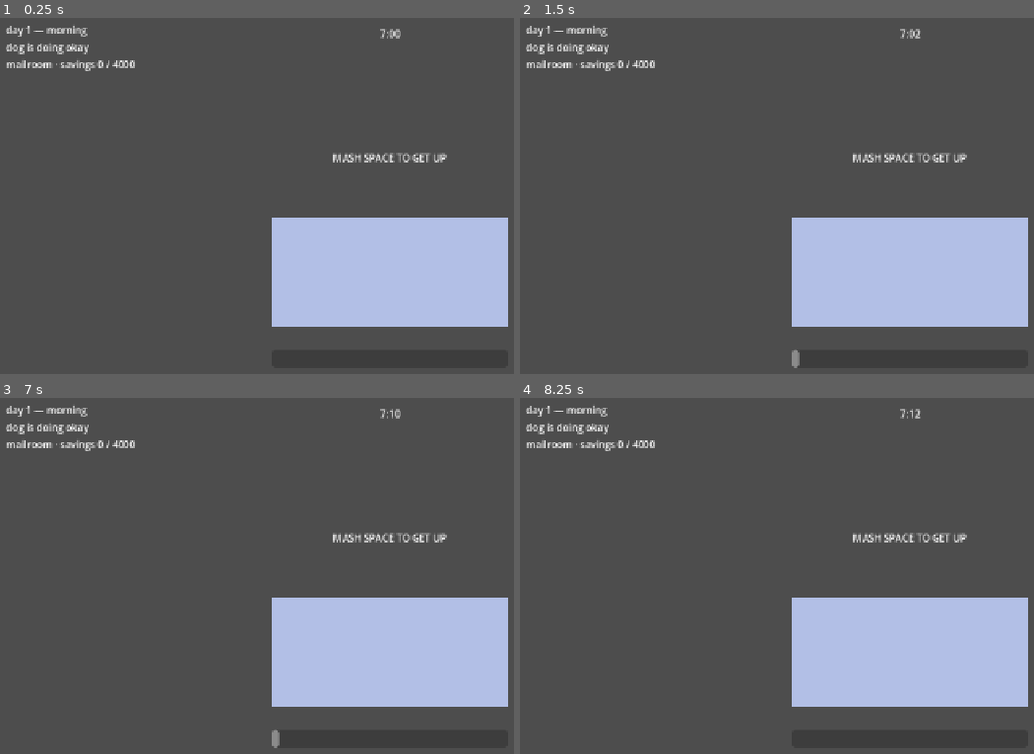
Above: before the commit, frames 1-4 (two rows, left to right).
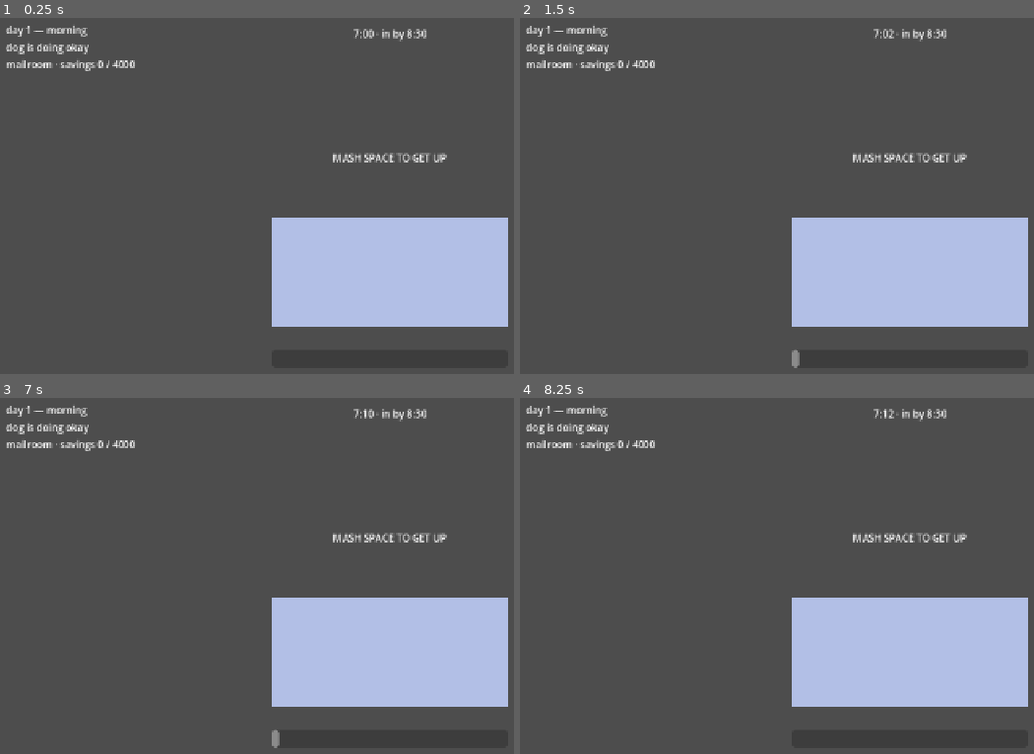
Above: after the commit, the same moments.

Repository: Crawford-Young/dog-eat-dog
Game: Godot game, scene res://scenes/main.tscn
Same seed, same stepped clock (60 frames per second), same inputs: the game is played once before the commit and once after it.
Inputs (mouse positions are in pixels of both pictures, inside the frame that each line leads up to):
- Up to frame 1 (0.25 s): no input
- Up to frame 2 (1.5 s): tap Enter at 0.5 s; move the mouse to (outside the picture) at 0.52 s; hold D 0.53-1.25 s; hold Shift 0.53-1.25 s; click (outside the picture) at 0.67 s; tap Space at 0.77, 1.25 s; drag from (751, 260) to (869, 327) at 1.27 s
- Up to frame 3 (7 s): tap Enter at 2, 3.5 s; move the mouse to (467, 522) at 2.02 s; hold D 2.03-2.75 s; tap Ctrl at 2.1, 5.1 s; tap Space at 2.75, 3.77, 4.25, 6.77 s; drag from (349, 707) to (154, 554) at 2.77 s; move the mouse to (outside the picture) at 3.52 s; hold A 3.53-4.25 s; hold Shift 3.53-4.25 s; drag from (154, 554) to (272, 508) at 4.27 s; move the mouse to (431, 618) at 5.02 s; hold A 5.03-5.75 s; click (431, 618) at 5.17 s; drag from (272, 508) to (231, 640) at 5.77 s; move the mouse to (outside the picture) at 6.52 s; hold D from 6.53 s (still down); hold Shift from 6.53 s (still down)
- Up to frame 4 (8.25 s): release D at 7.25 s; release Shift at 7.25 s; drag from (751, 640) to (869, 707) at 7.27 s; move the mouse to (987, 522) at 8.02 s; hold A from 8.03 s (still down); tap Ctrl at 8.1 s

The runs differ from the first frame. In frame 1, 0.2% of the frame differs, in the area x 68-83%, y 3-7%; in frame 2, 0.2%; in frame 3, 0.2%; in frame 4, 0.2%.

Commit message:
feat: morning deadline replaces the abstract time budget
Work starts at 8:30. The morning budget is derived from the gap between
waking and arriving, so the deadline is the one tunable instead of two
values that have to be kept in sync.

The clock HUD states what the dog is racing: "7:42 · in by 8:30".
DayClock gains a static format_minutes so the current time and the
deadline render through one formatter.

Co-Authored-By: Claude Opus 5 (1M context) <noreply@anthropic.com>

Diff:
--- a/scripts/core/balance_config.gd
+++ b/scripts/core/balance_config.gd
@@ -70,7 +70,10 @@
 
 # --- wave 3a: day clock + morning minigames ---
 @export var morning_start_minutes: int = 420
-@export var morning_budget_minutes: float = 120.0
+## Work starts at 8:30. The morning is whatever is left between waking up and
+## being at the desk, so the deadline is the ONE tunable — there is no separate
+## budget to keep in sync with it. Primary playtest lever for this round.
+@export var work_start_minutes: int = 510
 @export var clock_scale: float = 1.5
 @export var skip_time_cost: float = 8.0
 @export var clock_amber_fraction: float = 0.4
@@ -109,3 +112,9 @@
 @export var drive_car_min_gap: float = 20.0
 @export var typing_shift_time: float = 25.0
 @export var typing_par_units: Array[int] = [3, 4, 5]
+
+
+## The morning's game-minute budget, derived. game.gd builds every DayClock
+## from this; nothing stores it.
+func morning_budget() -> float:
+	return maxf(work_start_minutes - morning_start_minutes, 0.0)
--- a/scripts/core/day_clock.gd
+++ b/scripts/core/day_clock.gd
@@ -36,7 +36,12 @@
 	return "calm"
 
 
+## Wall-clock rendering for any absolute game-minute value — the current time,
+## or the deadline the HUD prints beside it.
+static func format_minutes(total_minutes: int) -> String:
+	var hours := int(total_minutes / 60.0) % 24
+	return "%d:%02d" % [hours, total_minutes % 60]
+
+
 func clock_text(start_minutes: int) -> String:
-	var total := start_minutes + int(elapsed)
-	var hours := int(total / 60.0) % 24
-	return "%d:%02d" % [hours, total % 60]
+	return format_minutes(start_minutes + int(elapsed))
--- a/scripts/dev/lab.gd
+++ b/scripts/dev/lab.gd
@@ -132,7 +132,7 @@
 func _preset_cfg(preset: String) -> BalanceConfig:
 	if preset == "late_morning":
 		var late_cfg: BalanceConfig = cfg.duplicate()
-		late_cfg.morning_budget_minutes = 20.0
+		late_cfg.work_start_minutes = cfg.morning_start_minutes + 20
 		return late_cfg
 	return cfg
 
--- a/scripts/game.gd
+++ b/scripts/game.gd
@@ -97,7 +97,7 @@
 	_ending_typer.bind(_ending_label)
 	_summary.visible = false
 	_ending.visible = false
-	clock = DayClock.new(cfg.morning_budget_minutes)
+	clock = DayClock.new(cfg.morning_budget())
 	schedule.set_slots(DaySchedule.build(state, cfg))
 	_start_slot()
 
@@ -109,7 +109,10 @@
 	if not _clock_running:
 		return
 	clock.spend(delta * cfg.clock_scale)
-	_clock_label.text = clock.clock_text(cfg.morning_start_minutes)
+	_clock_label.text = "%s · in by %s" % [
+		clock.clock_text(cfg.morning_start_minutes),
+		DayClock.format_minutes(cfg.work_start_minutes),
+	]
 	_clock_label.add_theme_color_override(
 		"font_color",
 		ZONE_COLORS[clock.zone(cfg.clock_amber_fraction, cfg.clock_red_fraction)],
@@ -343,7 +346,7 @@
 func _on_next_day_pressed() -> void:
 	_summary.visible = false
 	state.start_next_day(cfg)
-	clock = DayClock.new(cfg.morning_budget_minutes)
+	clock = DayClock.new(cfg.morning_budget())
 	schedule.set_slots(DaySchedule.build(state, cfg))
 	_start_slot()
 
@@ -353,7 +356,7 @@
 	_ending_typer.skip()
 	_ending_label.text = ""
 	state = GameState.new()
-	clock = DayClock.new(cfg.morning_budget_minutes)
+	clock = DayClock.new(cfg.morning_budget())
 	schedule.set_slots(DaySchedule.build(state, cfg))
 	_ending.visible = false
 	_start_slot()
--- a/tests/unit/test_day_clock.gd
+++ b/tests/unit/test_day_clock.gd
@@ -67,3 +67,15 @@
 func test_zero_budget_is_red_immediately() -> void:
 	var c := DayClock.new(0.0)
 	assert_eq(c.zone(0.4, 0.15), "red")
+
+
+func test_format_minutes_renders_a_wall_clock_time() -> void:
+	assert_eq(DayClock.format_minutes(510), "8:30")
+	assert_eq(DayClock.format_minutes(420), "7:00")
+	assert_eq(DayClock.format_minutes(485), "8:05")
+
+
+func test_clock_text_still_renders_through_the_shared_formatter() -> void:
+	var c := DayClock.new(90.0)
+	c.spend(42.0)
+	assert_eq(c.clock_text(420), DayClock.format_minutes(462))
--- a/tests/unit/test_day_flow.gd
+++ b/tests/unit/test_day_flow.gd
@@ -353,6 +353,22 @@
 	assert_eq(main._params_for("work_pm").par_units, main.cfg.typing_par_units[2])
 
 
+func test_the_morning_budget_is_derived_from_the_arrival_deadline() -> void:
+	var cfg := BalanceConfig.new()
+	assert_eq(cfg.work_start_minutes, 510, "work starts at 8:30")
+	assert_eq(cfg.morning_budget(), 90.0, "the morning is the gap to the deadline")
+	assert_eq(_fresh_main().clock.budget, cfg.morning_budget(),
+			"the clock is built from the derived budget, not a standalone tunable")
+
+
+func test_the_clock_hud_states_the_deadline_the_dog_is_racing() -> void:
+	# The whole point of the round: an abstract budget becomes a stated time.
+	var main := _fresh_main()
+	var clock_label: Label = main.get_node("%ClockLabel")
+	main._process(0.0)
+	assert_string_contains(clock_label.text, "in by 8:30")
+
+
 func test_the_clock_runs_through_the_morning_and_stops_at_the_office() -> void:
 	# _process is the HUD's whole body and no engine frames tick inside a
 	# synchronous walk, so drive it by hand.
@@ -360,13 +376,13 @@
 	var clock_label: Label = main.get_node("%ClockLabel")
 	main._process(0.0)
 	assert_true(clock_label.visible, "the clock is up from the first morning slot")
-	assert_eq(clock_label.text, main.clock.clock_text(main.cfg.morning_start_minutes))
+	assert_string_contains(clock_label.text, main.clock.clock_text(main.cfg.morning_start_minutes))
 	assert_eq(
 		clock_label.get_theme_color("font_color"),
 		main.ZONE_COLORS["calm"],
 		"a fresh budget reads calm",
 	)
-	main.clock.spend(main.cfg.morning_budget_minutes)
+	main.clock.spend(main.cfg.morning_budget())
 	main._process(0.0)
 	assert_eq(
 		clock_label.get_theme_color("font_color"),
--- a/tests/unit/test_lab_smoke.gd
+++ b/tests/unit/test_lab_smoke.gd
@@ -151,13 +151,13 @@
 func test_preset_cfg_late_morning_duplicates_with_a_tiny_budget() -> void:
 	var lab := _fresh_lab()
 	var day_cfg: BalanceConfig = lab._preset_cfg("late_morning")
-	assert_eq(day_cfg.morning_budget_minutes, 20.0, "the duplicate carries the tight budget")
-	assert_eq(lab.cfg.morning_budget_minutes, 120.0, "the shared cfg resource is untouched")
+	assert_eq(day_cfg.morning_budget(), 20.0, "the duplicate carries the tight morning")
+	assert_eq(lab.cfg.morning_budget(), 90.0, "the shared cfg resource is untouched")
 
 
 func test_preset_cfg_other_presets_return_cfg_unchanged() -> void:
 	var lab := _fresh_lab()
 	var day_cfg: BalanceConfig = lab._preset_cfg("flush")
 	assert_eq(
-		day_cfg.morning_budget_minutes, 120.0, "non-late-morning presets pass cfg through untouched"
+		day_cfg.morning_budget(), 90.0, "non-late-morning presets pass cfg through untouched"
 	)
